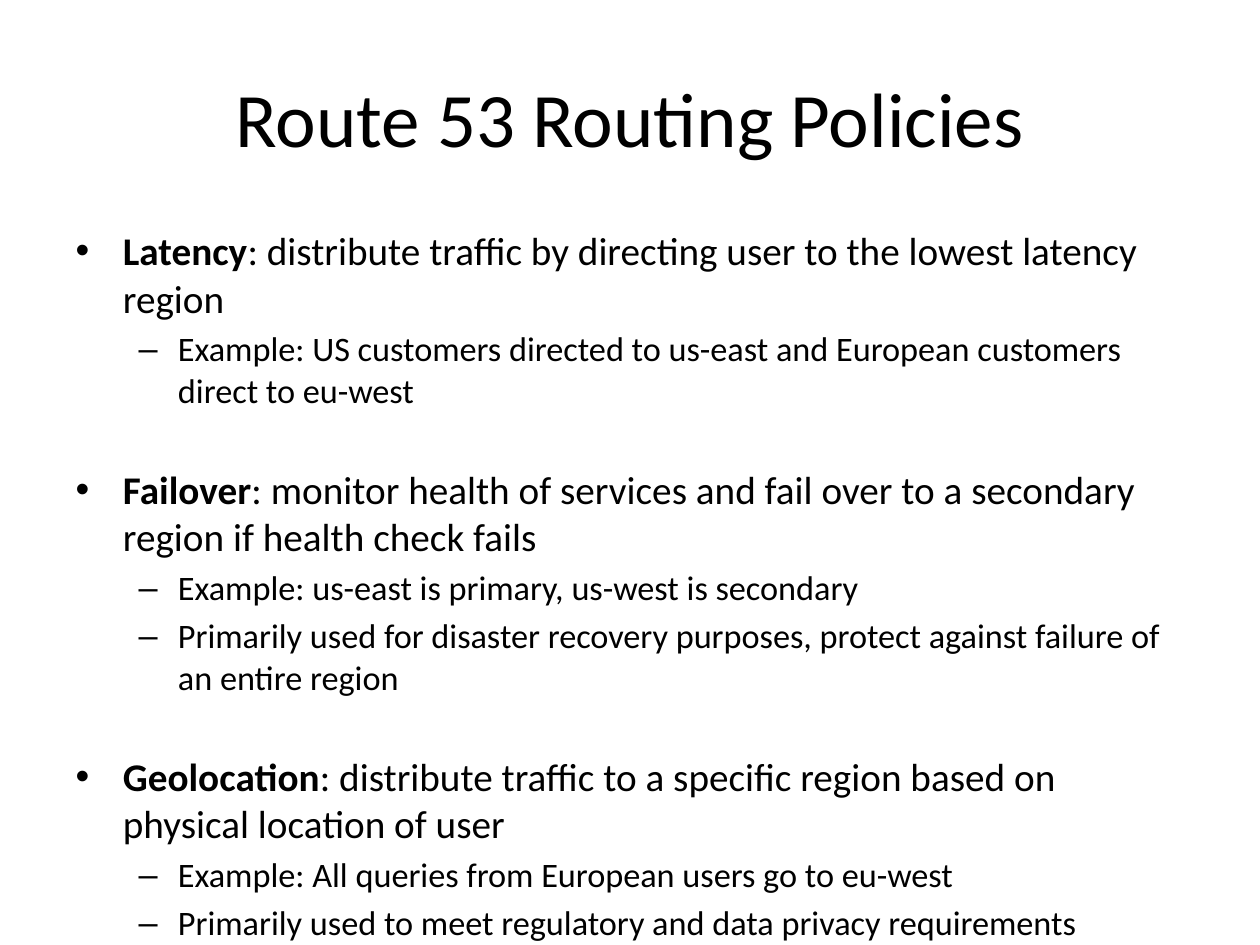
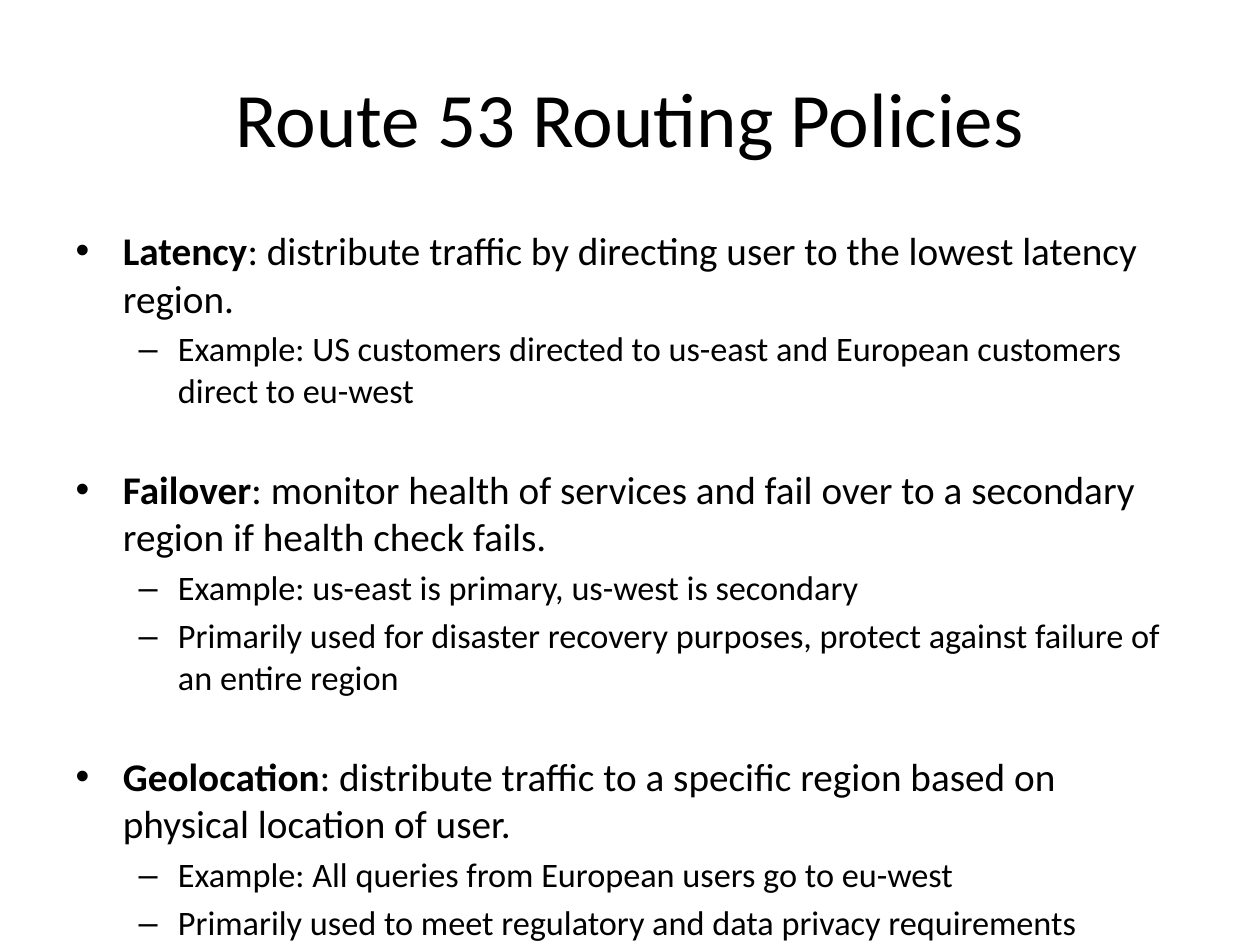
Before and after one commit to jasondbaker/infrastructure-class, a slide deck: slide 31 of infrastructure-week-6.pptx (slide 32 before the commit). Drawn at 1260x945 pixels with LibreOffice and Linux fonts; fonts in the diff are those of the drawing. Boxes give left, top, right and bottom in pixels: in the first picture for what was removed or moved away, otherwise in the second. Text is boxed around its words. In the diff, an @@ line names an element or a change of style, - is before the commit and + after.

```diff
--- a/infrastructure-week-6.pptx
+++ b/infrastructure-week-6.pptx
@@ text at [123, 237, 1136, 320]: text changed @@
-• Latency: distribute traffic by directing user to the lowest latency region
+• Latency: distribute traffic by directing user to the lowest latency region.
@@ text at [123, 476, 1134, 558]: text changed @@
-• Failover: monitor health of services and fail over to a secondary region if health check fails
+• Failover: monitor health of services and fail over to a secondary region if health check fails.
@@ text at [123, 763, 1055, 845]: text changed @@
-• Geolocation: distribute traffic to a specific region based on physical location of user
+• Geolocation: distribute traffic to a specific region based on physical location of user.
```
Also in this commit, not shown: 27 other slides changed, 1 slide added, 2 slides removed, 1 other file.
